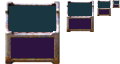
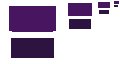
Two versions of the same layered image (120 × 64). Layer-by-layer changes:
painted on "tint" over [9, 1, 119, 32]
hid "network-chest-steel.png" over [5, 0, 120, 64]
